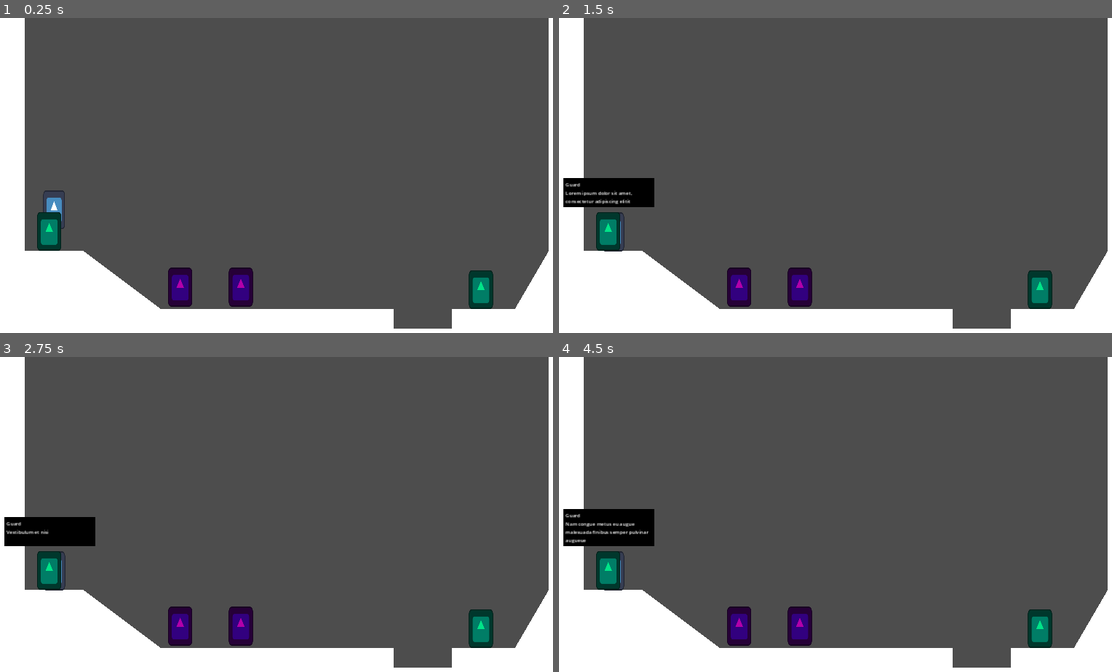
Above: before the commit, frames 1-4 (two rows, left to right).
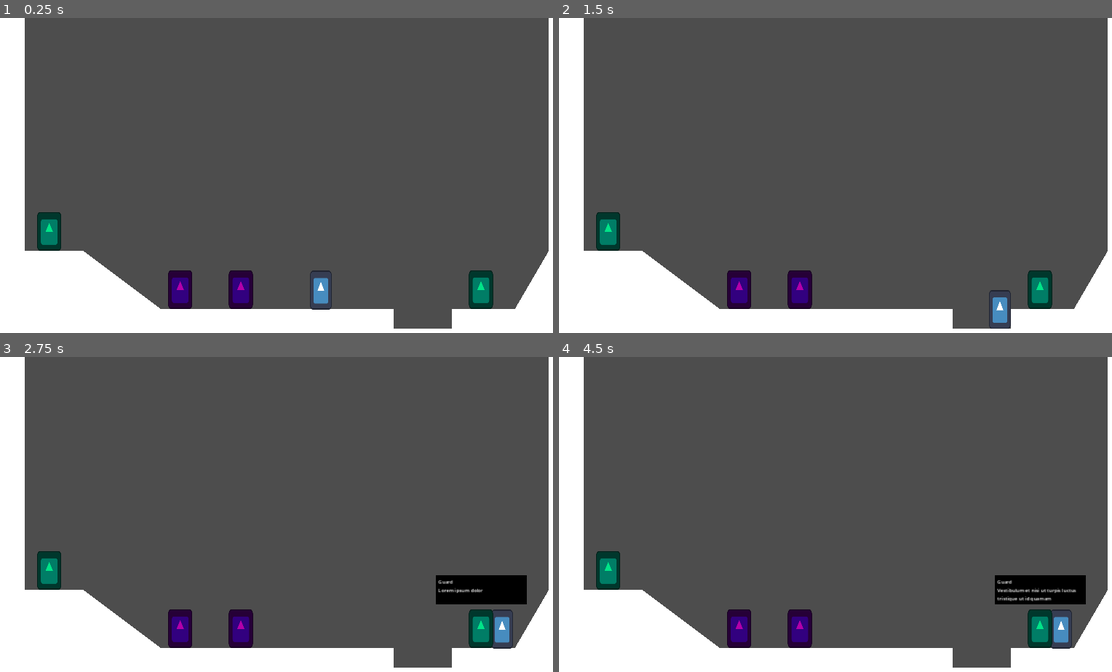
Above: after the commit, the same moments.

Repository: raimess11/Tripama-Games
Game: Godot game, scene res://World/Test/test_world.tscn
Same seed, same stepped clock (60 frames per second), same inputs: the game is played once before the commit and once after it. The project has no main scene, so this scene is started directly. The engine's default icon, where the game draws it, is replaced by a stand-in: a white triangle on a blue panel in a dark square.
Inputs:
- Up to frame 1 (0.25 s): no input
- Up to frame 2 (1.5 s): tap Enter (ui_accept) at 0.5, 0.77 s; hold E (Interact) 0.53-1.28 s; hold Right (ui_right) from 0.53 s (still down); tap E (Interact) at 1.35 s
- Up to frame 3 (2.75 s): tap Enter (ui_accept) at 1.52 s; release Right (ui_right) at 2.03 s; hold Left (ui_left) from 2.03 s (still down); hold E (Interact) from 2.03 s (still down)
- Up to frame 4 (4.5 s): release Left (ui_left) at 2.78 s; release E (Interact) at 2.78 s; hold Right (ui_right) 2.78-4.28 s; tap E (Interact) at 2.85, 4.35 s; tap Enter (ui_accept) at 3.02, 3.5, 3.77, 4.25 s; hold E (Interact) 3.53-4.28 s; hold Left (ui_left) from 4.28 s (still down)

The runs differ from the first frame. In frame 1, 0.7% of the frame differs, in the area x 7-60%, y 54-93%; in frame 2, 2.1%; in frame 3, 3.6%; in frame 4, 3.9%, in the area x 0-96%, y 48-93%.
Error after the commit: Cannot call method 'connect' on a null value. (res://NPC/Action/complete_quest_action.gd:11)

Commit message:
Implemented Scene Change
Created the system to transition from one scene to another.
Remade scene 1, 2, and 3

Diff:
--- a/NPC/Action/complete_quest_action.gd
+++ b/NPC/Action/complete_quest_action.gd
@@ -7,7 +7,7 @@
 
 func _ready():
 	assert(quest_reference)
-	quest = QuestSystem.findAvailable(quest_reference.instantiate())
+	quest = QuestSystem.findComplete(quest_reference.instantiate())
 	quest.connect("completed", _On_Quest_completed)
 
 func _On_Quest_completed():
--- a/Player/player.gd
+++ b/Player/player.gd
@@ -1,4 +1,5 @@
 extends CharacterBody2D
+class_name Player
 
 
 const SPEED = 500.0
@@ -7,7 +8,11 @@
 const AIR_FRICTION = 1200.0
 const JUMP_VELOCITY = -400.0
 
+@onready var sprite = $Sprite2D
+
+
 var is_chatting = false
+var input_enabled = true
 
 # Get the gravity from the project settings to be synced with RigidBody nodes.
 var gravity = ProjectSettings.get_setting("physics/2d/default_gravity")
@@ -37,3 +42,16 @@
 	else:
 		velocity.x = move_toward(velocity.x, 0, FRICTION * delta)
 	move_and_slide()
+
+
+func orient(dir : Vector2):
+	if dir.x:
+		sprite.flip_h = dir.x < 0
+
+
+func disable():
+	input_enabled = false
+
+func enable():
+	input_enabled = true
+	visible = true
--- /dev/null
+++ b/World/Base_World/Grounds/village_ground.tscn
@@ -0,0 +1,8 @@
+[gd_scene load_steps=2 format=3 uid="uid://cgdwhpyqhhkvx"]
+
+[ext_resource type="PackedScene" uid="uid://edard48h7bsh" path="res://World/Base_World/ground.tscn" id="1_rberj"]
+
+[node name="VillageGround" instance=ExtResource("1_rberj")]
+
+[node name="CollisionPolygon2D" parent="StaticBody2D" index="0"]
+polygon = PackedVector2Array(2432, -736, -2432, -736, -2432, 968, 2432, 968)
--- /dev/null
+++ b/World/Base_World/Objects/hay.tscn
@@ -0,0 +1,9 @@
+[gd_scene load_steps=3 format=3 uid="uid://dh64ba1a40w4p"]
+
+[ext_resource type="PackedScene" uid="uid://r0wh05ahd8m6" path="res://World/Base_World/object.tscn" id="1_8s6us"]
+[ext_resource type="Texture2D" uid="uid://biywfhq8fefer" path="res://icon.svg" id="2_2ctj6"]
+
+[node name="Hay" instance=ExtResource("1_8s6us")]
+modulate = Color(0.45098, 0.290196, 0, 1)
+scale = Vector2(1.9375, 1)
+texture = ExtResource("2_2ctj6")
--- /dev/null
+++ b/World/Base_World/Objects/logs.tscn
@@ -0,0 +1,33 @@
+[gd_scene load_steps=6 format=3 uid="uid://2op2l64kn5q"]
+
+[ext_resource type="PackedScene" uid="uid://r0wh05ahd8m6" path="res://World/Base_World/object.tscn" id="1_dwqsv"]
+
+[sub_resource type="Gradient" id="Gradient_q42gs"]
+colors = PackedColorArray(0.422999, 0.289786, 0.160181, 1, 0.365771, 0.463432, 0.213187, 1)
+
+[sub_resource type="FastNoiseLite" id="FastNoiseLite_vx8yb"]
+noise_type = 2
+seed = 6
+fractal_type = 3
+fractal_octaves = 7
+domain_warp_enabled = true
+domain_warp_type = 1
+domain_warp_amplitude = 100.0
+domain_warp_fractal_type = 0
+metadata/_preview_in_3d_space_ = true
+
+[sub_resource type="NoiseTexture2D" id="NoiseTexture2D_tlfbt"]
+width = 508
+color_ramp = SubResource("Gradient_q42gs")
+noise = SubResource("FastNoiseLite_vx8yb")
+
+[sub_resource type="RectangleShape2D" id="RectangleShape2D_lfhwa"]
+size = Vector2(517.236, 551.385)
+
+[node name="Logs" instance=ExtResource("1_dwqsv")]
+scale = Vector2(0.216535, 0.203125)
+texture = SubResource("NoiseTexture2D_tlfbt")
+
+[node name="CollisionShape2D" parent="StaticBody2D" index="0"]
+position = Vector2(0, 1.17375e-05)
+shape = SubResource("RectangleShape2D_lfhwa")
--- /dev/null
+++ b/World/LevelDataHandoff.gd
@@ -0,0 +1,5 @@
+extends Node
+class_name LevelDataHandoff
+
+var entry_door_name:String
+var move_dir:Vector2
--- /dev/null
+++ b/World/SceneManager.gd
@@ -0,0 +1,114 @@
+extends Node
+
+
+var LEVEL_W:int = 1920
+var LEVEL_H:int = 1080
+
+signal content_finished_loading(content)
+signal zelda_content_finished_loading(content)
+signal content_invalid(content_path : String)
+signal content_failed_to_load(content_path : String)
+
+var _transition : String
+var _content_path : String
+var _load_progress_timer:Timer
+
+
+# Called when the node enters the scene tree for the first time.
+func _ready():
+	self.connect("content_invalid", on_content_invalid)
+	self.connect("content_failed_to_load", on_content_failed_to_load)
+	self.connect("content_finished_loading", on_content_finished_loading)
+	self.connect("zelda_content_finished_loading", on_zelda_content_finished_loading)
+
+func load_level_zelda(content_path : String) -> void:
+	_transition = "zelda"
+	_load_content(content_path)
+
+func _load_content(content_path : String):
+	_content_path = content_path
+	var loader = ResourceLoader.load_threaded_request(content_path)
+	if not ResourceLoader.exists(content_path) or loader == null:
+		content_invalid.emit(content_path)
+		return
+
+	_load_progress_timer = Timer.new()
+	_load_progress_timer.wait_time = 0.1
+	_load_progress_timer.timeout.connect(monitor_load_status)
+	get_tree().root.add_child(_load_progress_timer)
+	_load_progress_timer.start()
+
+func monitor_load_status() -> void:
+	var load_progress = []
+	var load_status = ResourceLoader.load_threaded_get_status(_content_path, load_progress)
+
+	match load_status:
+		ResourceLoader.THREAD_LOAD_INVALID_RESOURCE:
+			content_invalid.emit(_content_path)
+			_load_progress_timer.stop()
+			return
+		ResourceLoader.THREAD_LOAD_IN_PROGRESS:
+			pass
+		ResourceLoader.THREAD_LOAD_FAILED:
+			content_failed_to_load.emit(_content_path)
+			_load_progress_timer.stop()
+			return
+		ResourceLoader.THREAD_LOAD_LOADED:
+			_load_progress_timer.stop()
+			_load_progress_timer.queue_free()
+			if _transition == "zelda":
+				zelda_content_finished_loading.emit(ResourceLoader.load_threaded_get(_content_path).instantiate())
+			else:
+				content_finished_loading.emit(ResourceLoader.load_threaded_get(_content_path).instantiate())
+			return
+
+func on_content_invalid(path : String):
+	printerr("error: Cannot load resource: '%s'" % [path])
+
+func on_content_failed_to_load(path : String):
+	printerr("error: Failed to load resource: '%s'" % [path])
+
+func on_content_finished_loading():
+	pass
+
+func on_zelda_content_finished_loading(content):
+	var outgoing_scene = get_tree().current_scene
+
+	var incoming_data : LevelDataHandoff
+	if  get_tree().current_scene is Level:
+		incoming_data = get_tree().current_scene.data as LevelDataHandoff
+
+	if content is Level:
+		content.data = incoming_data
+		print(content.data)
+
+	# slide new level in
+	content.position.x = incoming_data.move_dir.x * LEVEL_W
+	content.position.y = incoming_data.move_dir.y * LEVEL_H
+	print(content.position)
+	var tween_in:Tween = get_tree().create_tween()
+	tween_in.tween_property(content, "position", Vector2.ZERO, 1).set_trans(Tween.TRANS_SINE)
+
+	# slide old level out
+	var tween_out:Tween = get_tree().create_tween()
+	var vector_off_screen:Vector2 = Vector2.ZERO
+	vector_off_screen.x = -incoming_data.move_dir.x * LEVEL_W
+	vector_off_screen.y = -incoming_data.move_dir.y * LEVEL_H
+	print(vector_off_screen, "SADAS")
+	tween_out.tween_property(outgoing_scene, "position", vector_off_screen, 1).set_trans(Tween.TRANS_SINE)
+
+	# add new scene to the tree - (Note: could be loaded into a container instead)
+	get_tree().root.call_deferred("add_child",content)
+
+	# once the tweens are done, do some cleanup
+	await tween_in.finished
+
+	# skipped if not a Level
+	if content is Level:
+		content.init_player_location()
+		content.enter_level()
+
+	# Remove the old scene
+	outgoing_scene.queue_free()
+	# Add and set the new scene to current - so we can get its data obj next time we move between Levels
+	get_tree().current_scene = content
--- a/World/Story 1/Scene 1/gate.tscn
+++ b/World/Story 1/Scene 1/gate.tscn
@@ -15,4 +15,3 @@
 [node name="CollisionShape2D" parent="StaticBody2D" index="0"]
 position = Vector2(-3.8147e-06, -1.52588e-05)
 shape = SubResource("RectangleShape2D_jhdwy")
-disabled = true
--- /dev/null
+++ b/World/Story 1/Scene 1/s_1_scene_1.tscn
@@ -0,0 +1,27 @@
+[gd_scene load_steps=5 format=3 uid="uid://mu0351eteoth"]
+
+[ext_resource type="PackedScene" uid="uid://dujf08enq3ely" path="res://World/base_scene.tscn" id="1_53t75"]
+[ext_resource type="PackedScene" uid="uid://d0ybeghc7qsyk" path="res://World/Story 1/Scene 1/stairs.tscn" id="2_cd5mf"]
+[ext_resource type="PackedScene" uid="uid://cd6ag710byv7r" path="res://NPC/Story 1/guard_1.tscn" id="3_h7vxk"]
+[ext_resource type="PackedScene" uid="uid://dua0iu8etq3dk" path="res://World/Story 1/Scene 1/gate.tscn" id="4_0u0uq"]
+
+[node name="S1_Scene 1" instance=ExtResource("1_53t75")]
+
+[node name="Stairs" parent="." index="2" instance=ExtResource("2_cd5mf")]
+position = Vector2(336, 810)
+scale = Vector2(1.5, 1.5)
+
+[node name="Guard1" parent="." index="3" instance=ExtResource("3_h7vxk")]
+position = Vector2(1144, 720)
+
+[node name="Player" parent="." index="4"]
+position = Vector2(1400, 744)
+
+[node name="LeftDoor" parent="." index="5"]
+position = Vector2(-16, 656)
+
+[node name="Gate" parent="." index="6" instance=ExtResource("4_0u0uq")]
+position = Vector2(968, 584)
+
+[node name="RightDoor" parent="." index="7"]
+path_to_new_scene = "res://World/Story 1/Scene 2/s_1_scene_2.tscn"
--- /dev/null
+++ b/World/Story 1/Scene 2/s_1_scene_2.tscn
@@ -0,0 +1,24 @@
+[gd_scene load_steps=5 format=3 uid="uid://bn23g8biuhy0r"]
+
+[ext_resource type="PackedScene" uid="uid://dujf08enq3ely" path="res://World/base_scene.tscn" id="1_ioj2q"]
+[ext_resource type="PackedScene" uid="uid://2op2l64kn5q" path="res://World/Base_World/Objects/logs.tscn" id="2_qtefw"]
+[ext_resource type="PackedScene" uid="uid://dh64ba1a40w4p" path="res://World/Base_World/Objects/hay.tscn" id="3_0ufdr"]
+[ext_resource type="PackedScene" uid="uid://boqlgnuwkaot5" path="res://NPC/Story 1/villager_1.tscn" id="4_etn2a"]
+
+[node name="S1_Scene 2" instance=ExtResource("1_ioj2q")]
+
+[node name="Hay" parent="." index="2" instance=ExtResource("3_0ufdr")]
+position = Vector2(568, 720)
+
+[node name="Villager 1" parent="." index="3" instance=ExtResource("4_etn2a")]
+position = Vector2(568, 736)
+
+[node name="Villager 2" parent="." index="4" instance=ExtResource("4_etn2a")]
+position = Vector2(1568, 732)
+
+[node name="Logs" parent="." index="5" instance=ExtResource("2_qtefw")]
+position = Vector2(1840, 752)
+
+[node name="LeftDoor" parent="." index="7"]
+position = Vector2(-32, 752)
+path_to_new_scene = "res://World/Story 1/Scene 3/s_1_scene_3.tscn"
--- /dev/null
+++ b/World/Story 1/Scene 3/s_1_scene_3.tscn
@@ -0,0 +1,24 @@
+[gd_scene load_steps=5 format=3 uid="uid://chai5cvb7h0q7"]
+
+[ext_resource type="PackedScene" uid="uid://dujf08enq3ely" path="res://World/base_scene.tscn" id="1_vyc0p"]
+[ext_resource type="PackedScene" uid="uid://d0ybeghc7qsyk" path="res://World/Story 1/Scene 1/stairs.tscn" id="2_w02rp"]
+[ext_resource type="PackedScene" uid="uid://dua0iu8etq3dk" path="res://World/Story 1/Scene 1/gate.tscn" id="3_lyb5s"]
+[ext_resource type="PackedScene" uid="uid://ckujvallmhah8" path="res://NPC/Story 1/guard_2.tscn" id="4_tghvu"]
+
+[node name="S1_Scene 3" instance=ExtResource("1_vyc0p")]
+
+[node name="Stairs" parent="." index="2" instance=ExtResource("2_w02rp")]
+position = Vector2(336, 810)
+scale = Vector2(1.5, 1.5)
+
+[node name="Guard 2" parent="." index="3" instance=ExtResource("4_tghvu")]
+position = Vector2(1144, 720)
+
+[node name="Player" parent="." index="4"]
+position = Vector2(1360, 736)
+
+[node name="LeftDoor" parent="." index="5"]
+position = Vector2(-24, 656)
+
+[node name="Gate" parent="." index="6" instance=ExtResource("3_lyb5s")]
+position = Vector2(968, 584)
--- a/World/Test/test_world.tscn
+++ b/World/Test/test_world.tscn
@@ -17,13 +17,13 @@
 [node name="Polygon2D" type="Polygon2D" parent="StaticBody2D/CollisionPolygon2D"]
 
 [node name="Player" parent="." instance=ExtResource("2_gnyin")]
-position = Vector2(224, 600)
+position = Vector2(1104, 892)
 
 [node name="Villager 1" parent="." instance=ExtResource("4_l0ghh")]
-position = Vector2(640, 888)
+position = Vector2(640, 896)
 
 [node name="Villager 2" parent="." instance=ExtResource("4_l0ghh")]
-position = Vector2(840, 888)
+position = Vector2(840, 896)
 
 [node name="Guard1" parent="." instance=ExtResource("4_fcxv0")]
 position = Vector2(1632, 896)
--- /dev/null
+++ b/World/base_scene.gd
@@ -0,0 +1,55 @@
+extends Node2D
+class_name Level
+
+@export var player : Player
+@export var doors : Array[Door]
+var data : LevelDataHandoff
+
+# Called when the node enters the scene tree for the first time.
+func _ready():
+	addDoorToDoors()
+	player.disable()
+	player.visible = false
+
+	if data == null:
+		enter_level()
+
+func enter_level():
+	if data != null:
+		init_player_location()
+	player.enable()
+	_connect_to_doors()
+
+func init_player_location():
+	if data != null:
+		for door in doors:
+			if door.name == data.entry_door_name:
+				player.position = door.get_player_entry_vector()
+		player.orient(data.move_dir)
+
+# signal emitted by Door
+# disables doors and players
+# create handoff data to pass to the new scene (if new scene is a Level)
+func _on_player_entered_door(door:Door) -> void:
+	_disconnect_from_doors()
+	player.disable()
+	player.queue_free()
+	data = LevelDataHandoff.new()
+	data.entry_door_name = door.entry_door_name
+	data.move_dir = door.get_move_dir()
+
+func _connect_to_doors() -> void:
+	for door in doors:
+		print(doors)
+		if not door.player_entered_door.is_connected(_on_player_entered_door):
+			door.player_entered_door.connect(_on_player_entered_door.bind(door))
+
+func _disconnect_from_doors() -> void:
+	for door in doors:
+		if door.player_entered_door.is_connected(_on_player_entered_door):
+			door.player_entered_door.disconnect(_on_player_entered_door)
+
+func addDoorToDoors():
+	for node in self.get_children():
+		if node is Door:
+			doors.append(node)
--- /dev/null
+++ b/World/base_scene.tscn
@@ -0,0 +1,48 @@
+[gd_scene load_steps=8 format=3 uid="uid://dujf08enq3ely"]
+
+[ext_resource type="Script" path="res://World/base_scene.gd" id="1_haqds"]
+[ext_resource type="PackedScene" uid="uid://cgdwhpyqhhkvx" path="res://World/Base_World/Grounds/village_ground.tscn" id="1_mmor0"]
+[ext_resource type="PackedScene" uid="uid://dsp2vsshdmmbw" path="res://Player/player.tscn" id="2_kikx2"]
+[ext_resource type="PackedScene" uid="uid://dgg7tpqcikj5x" path="res://World/door.tscn" id="3_ir28f"]
+
+[sub_resource type="Gradient" id="Gradient_r7kr1"]
+offsets = PackedFloat32Array(0, 0.748387)
+colors = PackedColorArray(0.364375, 0.47, 0.393749, 1, 1, 1, 1, 1)
+
+[sub_resource type="FastNoiseLite" id="FastNoiseLite_8o837"]
+
+[sub_resource type="NoiseTexture2D" id="NoiseTexture2D_nurdp"]
+color_ramp = SubResource("Gradient_r7kr1")
+noise = SubResource("FastNoiseLite_8o837")
+
+[node name="BaseScene" type="Node2D" node_paths=PackedStringArray("player")]
+script = ExtResource("1_haqds")
+player = NodePath("Player")
+
+[node name="Background" type="Sprite2D" parent="."]
+visible = false
+position = Vector2(964, 540)
+scale = Vector2(3.76563, 2.10938)
+texture = SubResource("NoiseTexture2D_nurdp")
+
+[node name="VillageGround" parent="." instance=ExtResource("1_mmor0")]
+position = Vector2(960, 1104)
+scale = Vector2(0.4, 0.4)
+
+[node name="Player" parent="." instance=ExtResource("2_kikx2")]
+position = Vector2(880, 736)
+
+[node name="LeftDoor" parent="." instance=ExtResource("3_ir28f")]
+position = Vector2(-24, 752)
+entry_direction = 1
+transition_type = "zelda"
+push_distance = 100
+entry_door_name = "RightDoor"
+
+[node name="RightDoor" parent="." instance=ExtResource("3_ir28f")]
+position = Vector2(1968, 752)
+entry_direction = 0
+transition_type = "zelda"
+push_distance = 100
+path_to_new_scene = "null"
+entry_door_name = "LeftDoor"
--- /dev/null
+++ b/World/door.gd
@@ -0,0 +1,43 @@
+extends Area2D
+class_name Door
+
+signal player_entered_door(door : Door, transition_type : String)
+
+@export_enum ("Left", "Right") var entry_direction
+@export_enum ("fade_to_black", "fade_from_black", "zelda") var transition_type : String
+@export var push_distance : int = 16
+@export var path_to_new_scene : String
+@export var entry_door_name : String
+
+func _on_body_entered(body):
+	if not body is Player:
+		return
+	emit_signal("player_entered_door")
+	if transition_type == "zelda":
+		SceneManager.load_level_zelda(path_to_new_scene)
+		print("Zelda")
+	else:
+		SceneManager.load_new_scene(path_to_new_scene,transition_type)
+	queue_free()
+
+# returns the starting location of the player based on this door's location and the
+# entry_direction (the Vector towards the room)
+func get_player_entry_vector() -> Vector2:
+	var vector:Vector2 = Vector2.LEFT
+	match entry_direction:
+		0:
+			vector = Vector2.LEFT
+		1:
+			vector = Vector2.RIGHT
+	return (vector * push_distance) + self.position
+
+# inverts entry direction to determine the direction player would have been moving
+# when they entered the room
+func get_move_dir() -> Vector2:
+	var dir:Vector2 = Vector2.RIGHT
+	match entry_direction:
+		0:
+			dir = Vector2.RIGHT
+		1:
+			dir = Vector2.LEFT
+	return dir
--- /dev/null
+++ b/World/door.tscn
@@ -0,0 +1,15 @@
+[gd_scene load_steps=3 format=3 uid="uid://dgg7tpqcikj5x"]
+
+[ext_resource type="Script" path="res://World/door.gd" id="1_umuxr"]
+
+[sub_resource type="RectangleShape2D" id="RectangleShape2D_3c22c"]
+size = Vector2(96.5, 116)
+
+[node name="Door" type="Area2D"]
+collision_mask = 2
+script = ExtResource("1_umuxr")
+
+[node name="CollisionShape2D" type="CollisionShape2D" parent="."]
+shape = SubResource("RectangleShape2D_3c22c")
+
+[connection signal="body_entered" from="." to="." method="_on_body_entered"]
--- a/project.godot
+++ b/project.godot
@@ -17,6 +17,7 @@
 [autoload]
 
 QuestSystem="*res://QuestSystem/quest_system.tscn"
+SceneManager="*res://World/SceneManager.gd"
 
 [display]
 
